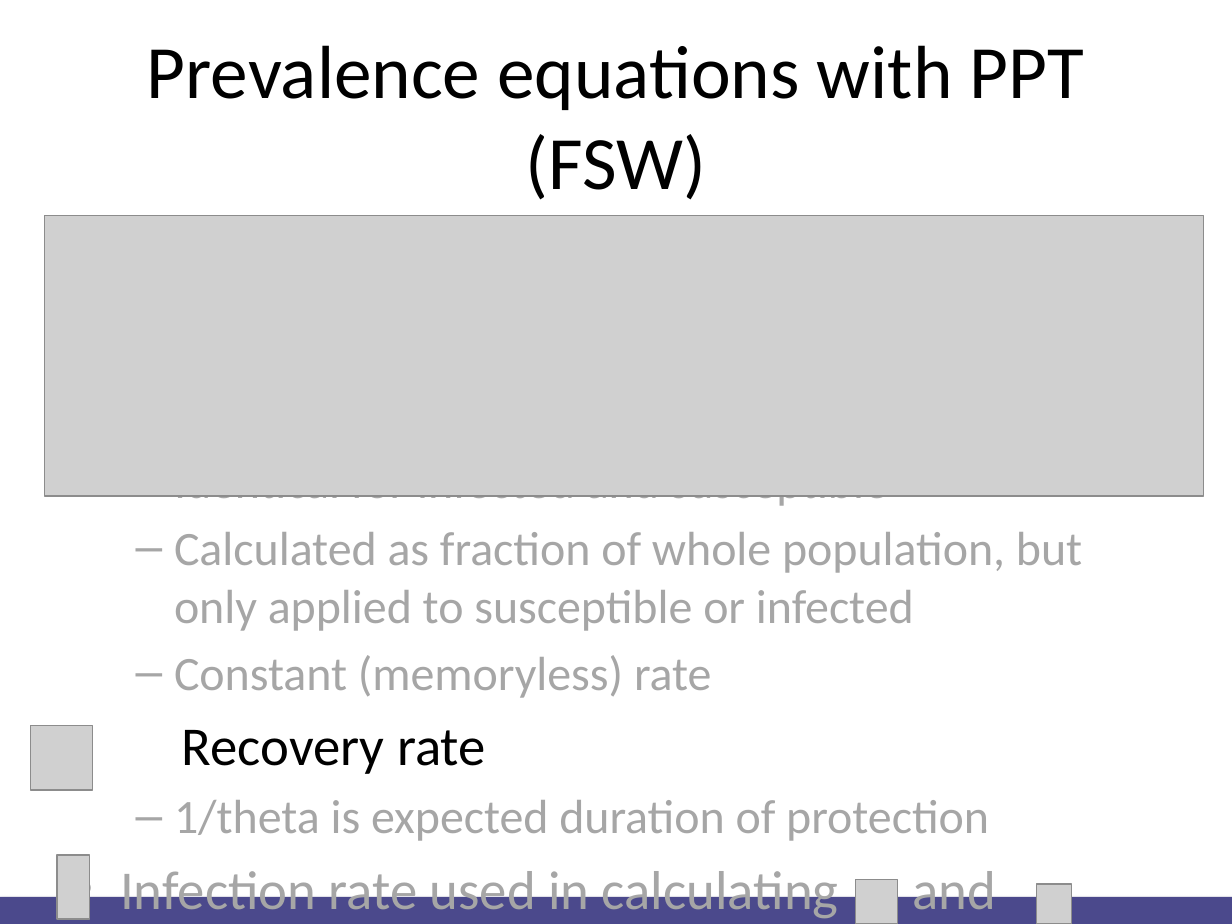
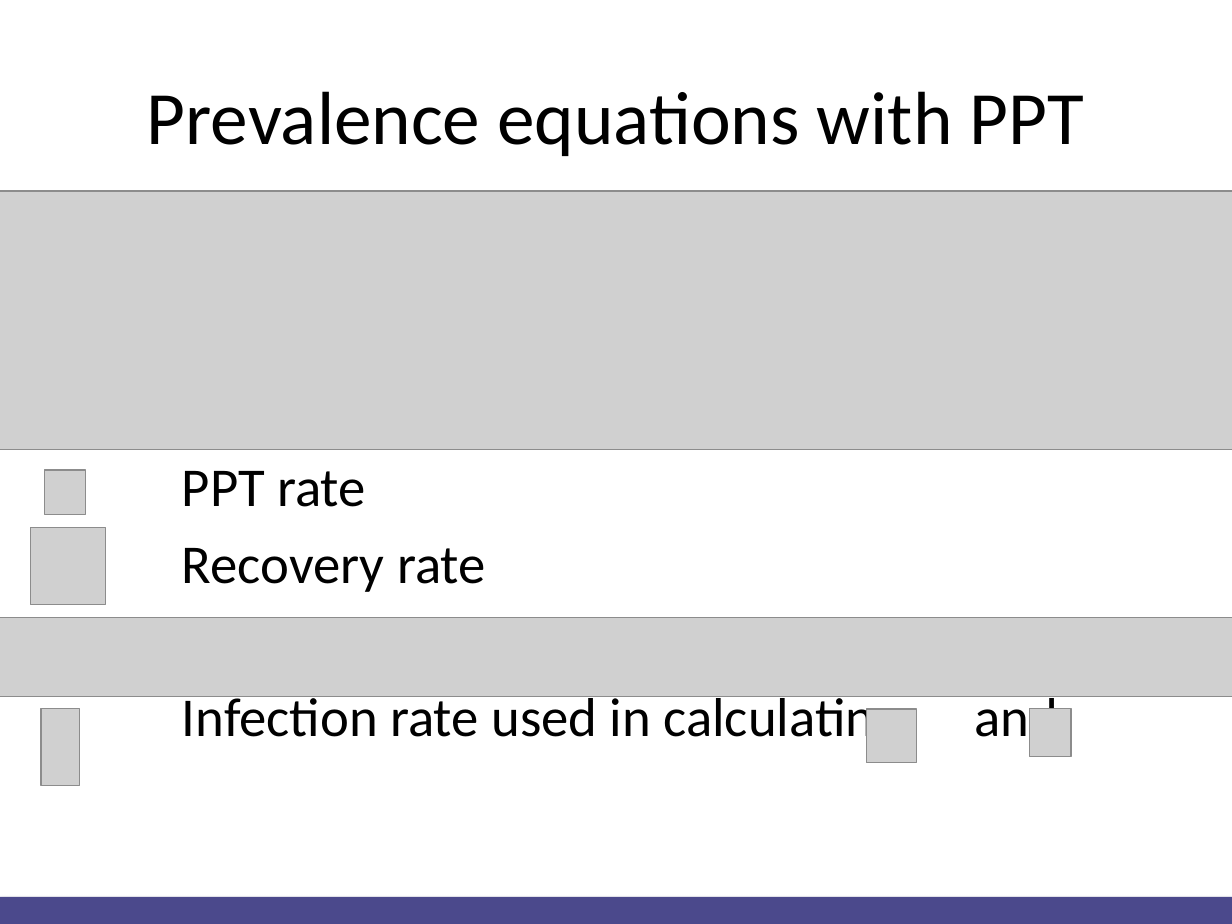
Before and after one commit to Christopher-Rock/hivandppt, a slide deck: slide 9 of Christopher Rock HIV and PPT.pptx (slide 12 before the commit). Drawn at 1232x924 pixels with LibreOffice and Linux fonts; fonts in the diff are those of the drawing; grey boxes stand for pictures. Boxes give left, top, right and bottom in pixels: in the first picture for what was removed or moved away, otherwise in the second. Text is boxed around its words. In the diff, an @@ line names an element or a change of style, - is before the commit and + after.

```diff
--- a/Christopher Rock HIV and PPT.pptx
+++ b/Christopher Rock HIV and PPT.pptx
@@ title at [147, 91, 1084, 156]: text changed @@
-Prevalence equations with PPT (FSW)
+Prevalence equations with PPT
@@ picture added at [0, 191, 1232, 450] @@
@@ picture removed at [44, 216, 1204, 496] @@
@@ picture: place and size @@
-picture at [44, 399, 78, 436]
+picture at [44, 471, 85, 515]
@@ text at [174, 495, 1082, 698]: paragraphs removed @@
-  – Identical for infected and susceptible
-  – Calculated as fraction of whole population, but only applied to susceptible or infected
-  – Constant (memoryless) rate
@@ picture: place and size @@
-picture at [31, 726, 94, 790]
+picture at [31, 527, 106, 605]
@@ picture added at [0, 617, 1232, 696] @@
@@ picture: place and size @@
-picture at [57, 855, 89, 919]
+picture at [41, 708, 79, 785]
@@ text at [182, 690, 1058, 749]: text colour #A6A6A6 to #000000 in "Infection rate used in calculating and"; bullet • to none @@
@@ picture: place and size @@
-picture at [855, 880, 897, 924]
+picture at [866, 708, 917, 763]
@@ picture: place and size @@
-picture at [1036, 885, 1071, 924]
+picture at [1030, 708, 1072, 756]
@@ text at [174, 800, 989, 841]: paragraph removed @@
-  – 1/theta is expected duration of protection
```
Also in this commit, not shown: 12 other slides changed, 3 slides added, 8 slides removed, 1 other file.
